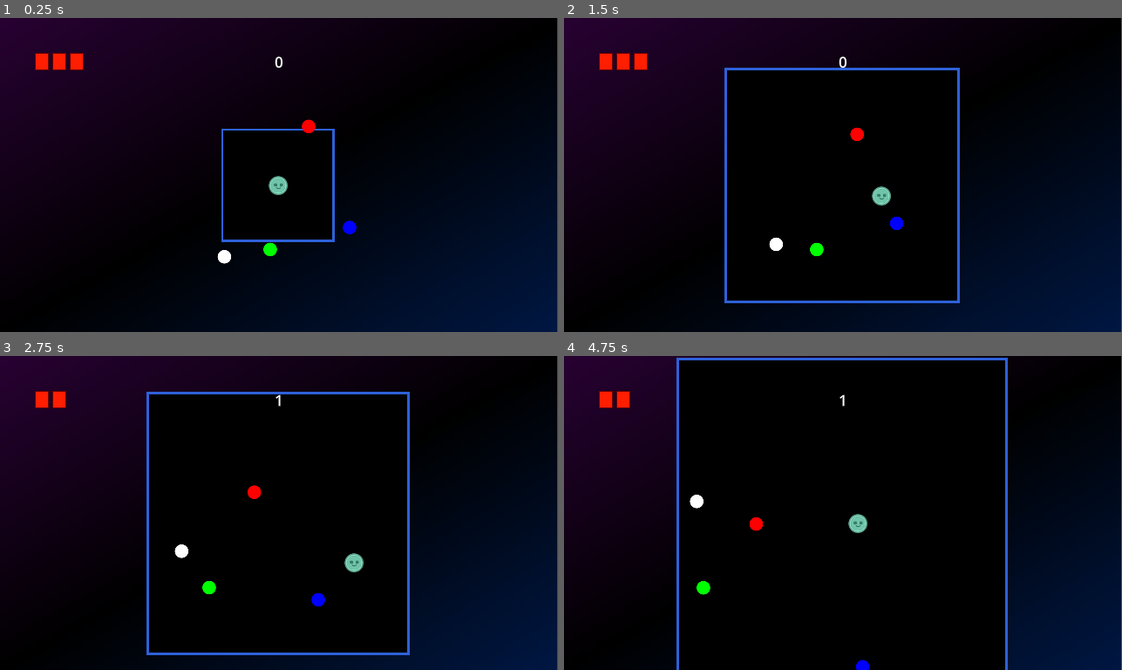
Above: before the commit, frames 1-4 (two rows, left to right).
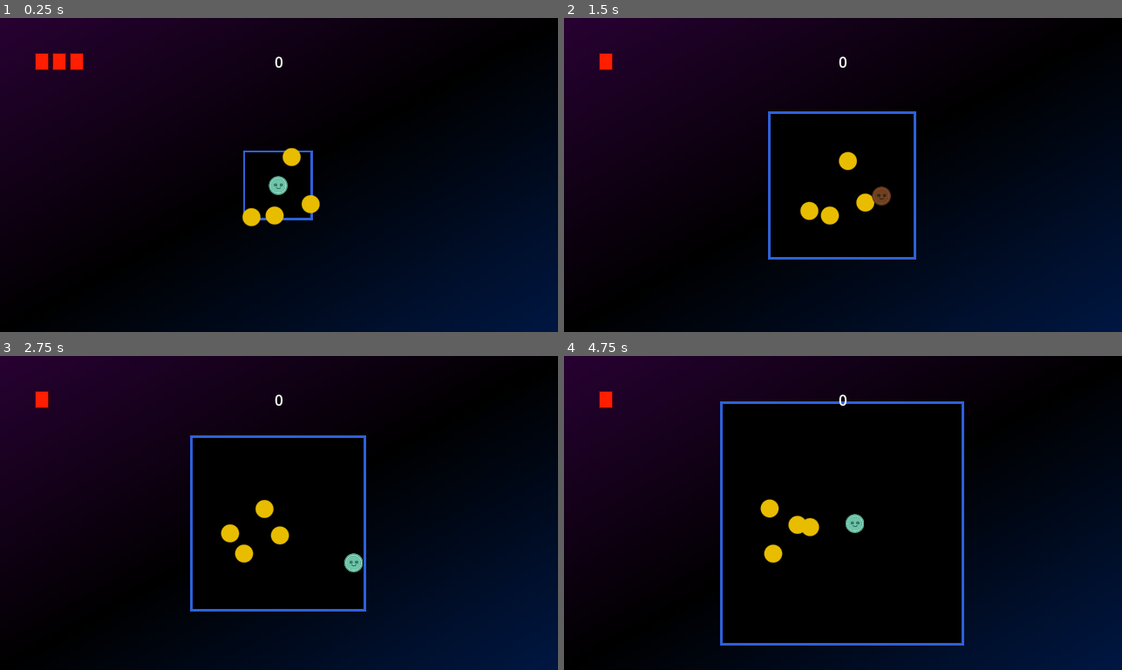
Above: after the commit, the same moments.

Repository: leofarias-cpu/brain-game-jam-incremental
Game: Godot game, scene res://systems/game/game.tscn
Same seed, same stepped clock (60 frames per second), same inputs: the game is played once before the commit and once after it.
Inputs:
- Up to frame 1 (0.25 s): no input
- Up to frame 2 (1.5 s): tap Enter (ui_accept) at 0.5, 0.77 s; hold D (right) 0.53-1.28 s; hold S (down) from 1.28 s (still down)
- Up to frame 3 (2.75 s): tap Enter (ui_accept) at 1.52 s; release S (down) at 2.03 s; hold D (right) from 2.03 s (still down)
- Up to frame 4 (4.75 s): release D (right) at 2.78 s; hold W (up) 2.78-3.53 s; tap Enter (ui_accept) at 3.02, 3.77, 4.52 s; hold A (left) from 3.53 s (still down)

The runs differ from the first frame. In frame 1, 1.9% of the frame differs, in the area x 38-100%, y 0-100%; in frame 2, 6.8%; in frame 3, 9.0%; in frame 4, 14%, in the area x 9-100%, y 0-100%.

Commit message:
feat: upgrades work, reverted ball to a draw call

Diff:
--- a/entities/ball/ball.gd
+++ b/entities/ball/ball.gd
@@ -1,15 +1,28 @@
-extends CharacterBody2D
+class_name Ball extends CharacterBody2D
 
 var facing_direction: Vector2
 var speed_current: float
-@export var base_stats: BallStats
+@export var stats: BallStats
 @export var hitbox: Grazeable
+@export var physics_collision: CollisionShape2D
+@export var hitbox_collision: CollisionShape2D
+
+
+func _draw() -> void:
+	draw_circle(Vector2.ZERO, stats.radius, stats.color, true, -1, true)
+
 
 func _ready() -> void:
 	await get_tree().create_timer(1).timeout
+
 	facing_direction = Vector2.from_angle(deg_to_rad(randf_range(0, 360))).normalized()
-	speed_current = base_stats.speed
-	hitbox.graze = base_stats.graze
+
+	speed_current = stats.speed
+	hitbox.graze = stats.graze
+
+	physics_collision.shape.radius = stats.radius * 0.9 # If its the same size the ball just bounce off the player
+	hitbox_collision.shape.radius = stats.radius
+
 
 func _physics_process(delta: float) -> void:
 	var collision = move_and_collide(speed_current * facing_direction * delta)
--- a/entities/ball/ball.tscn
+++ b/entities/ball/ball.tscn
@@ -1,14 +1,7 @@
 [gd_scene format=3 uid="uid://cuovppwi20kvk"]
 
 [ext_resource type="Script" uid="uid://72kujug8owlr" path="res://entities/ball/ball.gd" id="1_61umk"]
-[ext_resource type="Script" uid="uid://4jddw1rvvtvi" path="res://entities/ball/ball_stats.gd" id="2_jyt08"]
 [ext_resource type="Script" uid="uid://b3rik67xq5m22" path="res://entities/ball/ball_hittbox.gd" id="3_w5wpn"]
-
-[sub_resource type="Resource" id="Resource_61umk"]
-script = ExtResource("2_jyt08")
-speed = 40.0
-graze = 1
-metadata/_custom_type_script = "uid://4jddw1rvvtvi"
 
 [sub_resource type="Gradient" id="Gradient_jyt08"]
 interpolation_color_space = 2
@@ -29,18 +22,20 @@
 [sub_resource type="CircleShape2D" id="CircleShape2D_ivg0e"]
 radius = 7.5
 
-[node name="Ball" type="CharacterBody2D" unique_id=1851846432 node_paths=PackedStringArray("hitbox") groups=["enemies"]]
+[node name="Ball" type="CharacterBody2D" unique_id=1851846432 node_paths=PackedStringArray("hitbox", "physics_collision", "hitbox_collision") groups=["enemies"]]
 collision_layer = 2
 collision_mask = 5
 script = ExtResource("1_61umk")
-base_stats = SubResource("Resource_61umk")
 hitbox = NodePath("Hittbox")
+physics_collision = NodePath("PhysicsCollision")
+hitbox_collision = NodePath("Hittbox/CollisionShape2D")
 
 [node name="InsaneGradientThing" type="Sprite2D" parent="." unique_id=1300600148]
+visible = false
 scale = Vector2(0.125, 0.125)
 texture = SubResource("GradientTexture2D_ivg0e")
 
-[node name="CollisionShape2D" type="CollisionShape2D" parent="." unique_id=195362136]
+[node name="PhysicsCollision" type="CollisionShape2D" parent="." unique_id=195362136]
 shape = SubResource("CircleShape2D_tga20")
 
 [node name="Hittbox" type="Area2D" parent="." unique_id=723800753]
--- a/entities/ball/ball_stats.gd
+++ b/entities/ball/ball_stats.gd
@@ -3,3 +3,5 @@
 
 @export var speed: float
 @export var graze: int
+@export var radius: float
+@export var color: Color
--- a/project.godot
+++ b/project.godot
@@ -11,7 +11,7 @@
 [application]
 
 config/name="Brain Game Jam"
-run/main_scene="res://systems/game/game.tscn"
+run/main_scene="uid://c08a5piqbmx16"
 config/features=PackedStringArray("4.7", "GL Compatibility")
 config/icon="res://icon.svg"
 
--- a/systems/game/game.gd
+++ b/systems/game/game.gd
@@ -13,10 +13,10 @@
 
 @export_group("")
 @export var enemies: Array[PackedScene]
-@export var upgrades: Dictionary[PackedScene, int]
+#@export var upgrades: Dictionary[PackedScene, int]
 
 @export_group("Enemy Stats")
-
+@export var ball_stats: BallStats
 
 func _ready() -> void:
 	play_space.height = play_space_height
@@ -48,15 +48,16 @@
 
 		if new_enemy is Node2D:
 			const directions = [Vector2.UP, Vector2.RIGHT, Vector2.DOWN, Vector2.LEFT]
-			const colors = [Color.RED, Color.BLUE, Color.GREEN, Color.WHITE]
 
 			var direction: Vector2 = directions[i % 4]
 
 			new_enemy.position = play_space.get_point_from_side(direction, 0.4)
 			new_enemy.rotation = direction.angle()
-			new_enemy.modulate = colors[i % 4]
 			new_enemy.add_to_group('enemies')
 			print(new_enemy.position)
+
+		if new_enemy is Ball:
+			new_enemy.stats = ball_stats
 
 		play_space.add_child(new_enemy)
 
--- a/systems/game/game.tscn
+++ b/systems/game/game.tscn
@@ -1,12 +1,21 @@
-[gd_scene format=3 uid="uid://cmy5ofps6oor7"]
+[gd_scene format=3 uid="uid://c08a5piqbmx16"]
 
 [ext_resource type="Script" uid="uid://dlo2vuutvyt6t" path="res://systems/game/game.gd" id="1_tsptn"]
 [ext_resource type="Script" uid="uid://15xasm51ymrj" path="res://ui/scoreTracker.gd" id="2_q6kid"]
+[ext_resource type="Script" uid="uid://4jddw1rvvtvi" path="res://entities/ball/ball_stats.gd" id="3_fcqpf"]
 [ext_resource type="Script" uid="uid://cgdjtnjx4krgm" path="res://temp_heatl.gd" id="3_sc4om"]
 [ext_resource type="PackedScene" uid="uid://cuovppwi20kvk" path="res://entities/ball/ball.tscn" id="4_fcqpf"]
 [ext_resource type="PackedScene" uid="uid://budtopphq6vwo" path="res://entities/player/player.tscn" id="5_2ub4j"]
 [ext_resource type="PackedScene" uid="uid://cejcjsd3sgueb" path="res://entities/play space/PlaySpace.tscn" id="6_q6kid"]
 [ext_resource type="Script" uid="uid://d2jv2neubkwrw" path="res://systems/upgrade/UpgradesManager.gd" id="7_sc4om"]
+
+[sub_resource type="Resource" id="Resource_sc4om"]
+script = ExtResource("3_fcqpf")
+speed = 20.0
+graze = 1
+radius = 10.0
+color = Color(0.91, 0.7431667, 0, 1)
+metadata/_custom_type_script = "uid://4jddw1rvvtvi"
 
 [sub_resource type="Gradient" id="Gradient_80nbo"]
 offsets = PackedFloat32Array(0, 0.50301206, 0.9939759)
@@ -28,11 +37,12 @@
 [node name="Game" type="Node2D" unique_id=1060518661 node_paths=PackedStringArray("player", "play_space")]
 script = ExtResource("1_tsptn")
 player = NodePath("Player")
-play_space_height = 200.0
-play_space_width = 200.0
+play_space_height = 100.0
+play_space_width = 100.0
 play_space_border_width = 6.0
 play_space = NodePath("PlaySpace")
 enemies = Array[PackedScene]([ExtResource("4_fcqpf"), ExtResource("4_fcqpf"), ExtResource("4_fcqpf"), ExtResource("4_fcqpf")])
+ball_stats = SubResource("Resource_sc4om")
 
 [node name="Player" parent="." unique_id=1423667927 instance=ExtResource("5_2ub4j")]
 position = Vector2(320, 192)
@@ -46,10 +56,9 @@
 [node name="Background" type="Sprite2D" parent="." unique_id=1646228377]
 z_index = -8
 z_as_relative = false
-position = Vector2(320, 180)
-scale = Vector2(10, 5.625)
+position = Vector2(320.5, 180.28125)
+scale = Vector2(10.015625, 5.633789)
 texture = SubResource("GradientTexture2D_tga20")
-metadata/_edit_lock_ = true
 
 [node name="CanvasLayer" type="CanvasLayer" parent="." unique_id=1395375313]
 process_mode = 3
--- a/systems/upgrade/upgrades/add_ball/add_ball.gd
+++ b/systems/upgrade/upgrades/add_ball/add_ball.gd
@@ -1,4 +1,5 @@
 extends Upgrade
 
 func upgrade(game: Game) -> void:
-	pass
+	game.ball_stats.color = Color.REBECCA_PURPLE
+	game.round_start()
--- a/temp_heatl.gd
+++ b/temp_heatl.gd
@@ -2,4 +2,7 @@
 
 
 func _on_player_hit() -> void:
-	get_children()[0].queue_free()
+	var children = get_children()
+	if children.is_empty():
+		return
+	children[0].queue_free()
Not shown, added: systems/game/game.tscn108923694.tmp
